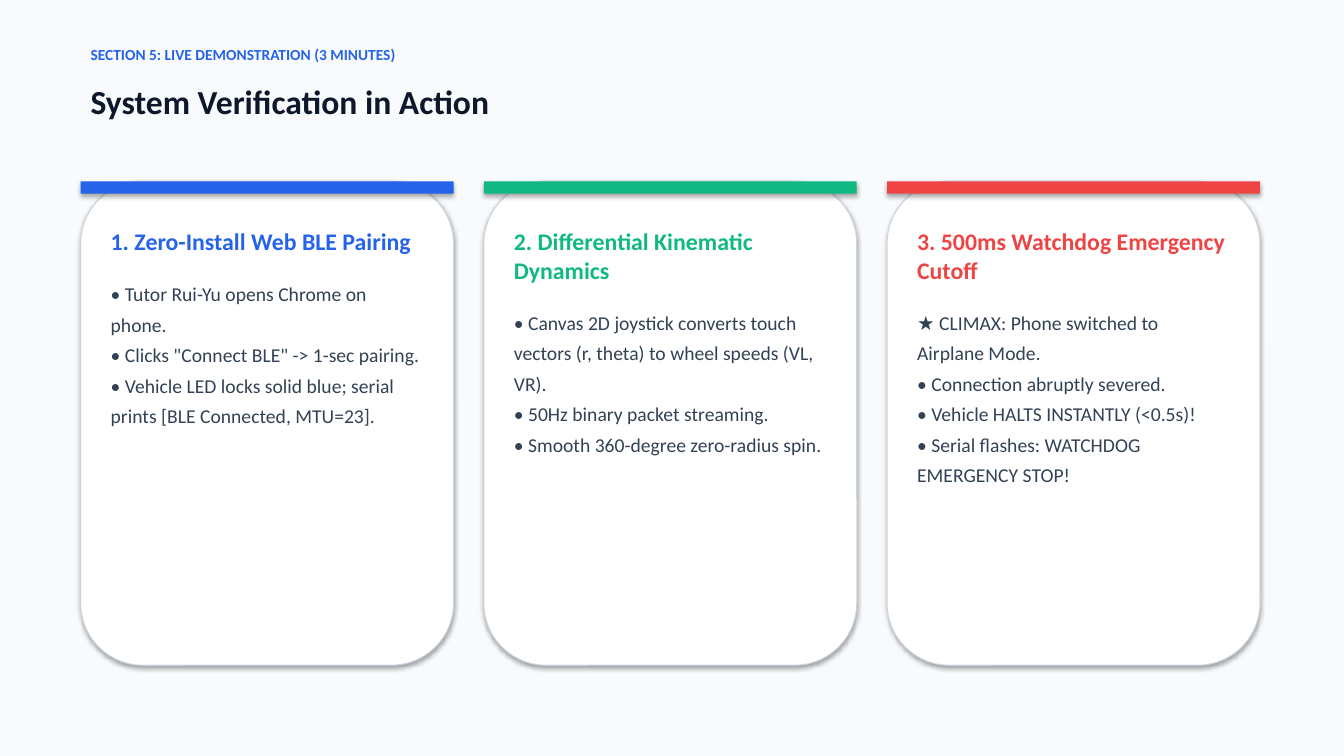
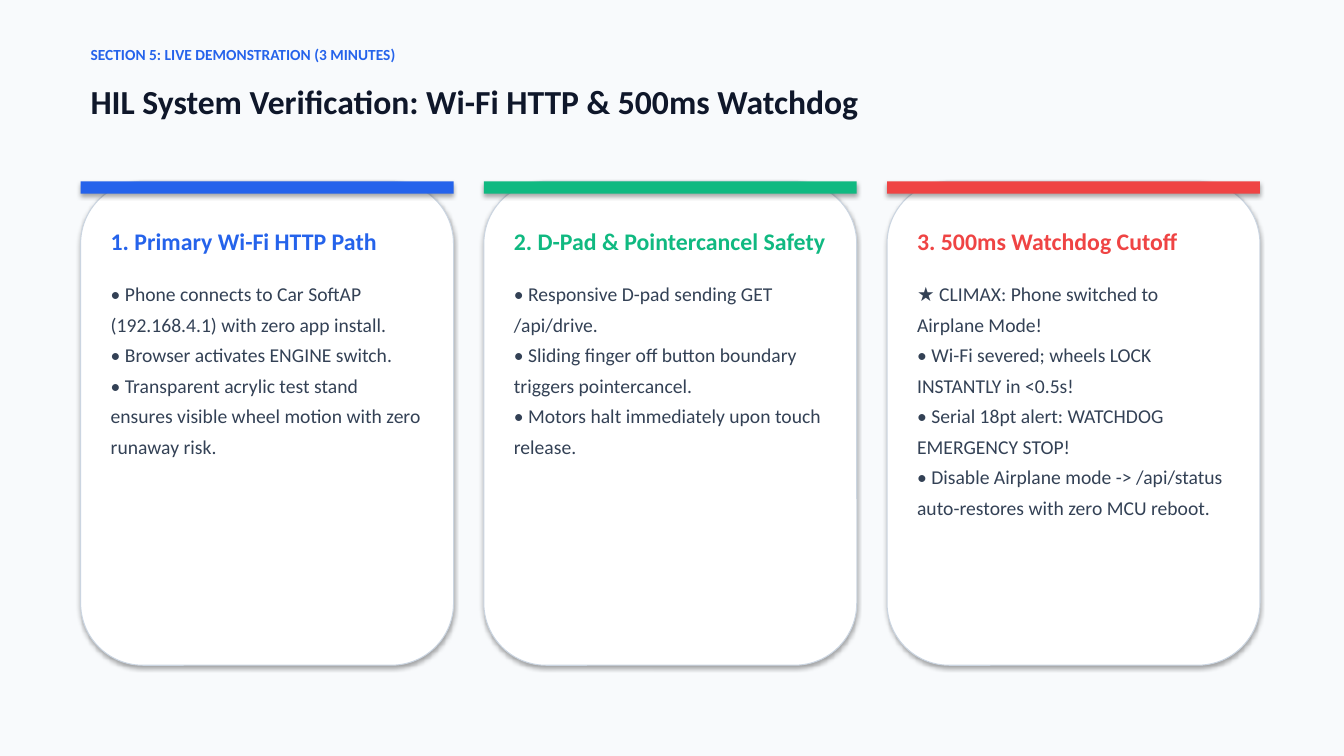
Before and after one commit to ChenYuiLiang/vibe-coding-car-monorepo, a slide deck: slide 11 of docs/SSIM2026_Oral_Presentation.pptx. Drawn at 1344x756 pixels with LibreOffice and Linux fonts; fonts in the diff are those of the drawing. Boxes give left, top, right and bottom in pixels: in the first picture for what was removed or moved away, otherwise in the second. Text is boxed around its words. In the diff, an @@ line names an element or a change of style, - is before the commit and + after.

Commit message:
docs(ssim2026): align live demo and slides to Wi-Fi HTTP primary product path [skip ci]

```diff
--- a/docs/SSIM2026_Oral_Presentation.pptx
+++ b/docs/SSIM2026_Oral_Presentation.pptx
@@ text at [91,90,858,120]: text changed @@
-System Verification in Action
+HIL System Verification: Wi-Fi HTTP & 500ms Watchdog
@@ text at [111,233,420,457]: text changed @@
-1. Zero-Install Web BLE Pairing
-• Tutor Rui-Yu opens Chrome on phone.
-• Clicks "Connect BLE" -> 1-sec pairing.
-• Vehicle LED locks solid blue; serial prints [BLE Connected, MTU=23].
+1. Primary Wi-Fi HTTP Path
+• Phone connects to Car SoftAP (192.168.4.1) with zero app install.
+• Browser activates ENGINE switch.
+• Transparent acrylic test stand ensures visible wheel motion with zero runaway risk.
@@ text at [514,233,825,454]: text changed @@
-2. Differential Kinematic Dynamics
-• Canvas 2D joystick converts touch vectors (r, theta) to wheel speeds (VL, VR).
-• 50Hz binary packet streaming.
-• Smooth 360-degree zero-radius spin.
+2. D-Pad & Pointercancel Safety
+• Responsive D-pad sending GET /api/drive.
+• Sliding finger off button boundary triggers pointercancel.
+• Motors halt immediately upon touch release.
@@ text at [917,233,1222,515]: text changed @@
-3. 500ms Watchdog Emergency Cutoff
-★ CLIMAX: Phone switched to Airplane Mode.
-• Connection abruptly severed.
-• Vehicle HALTS INSTANTLY (<0.5s)!
-• Serial flashes: WATCHDOG EMERGENCY STOP!
+3. 500ms Watchdog Cutoff
+★ CLIMAX: Phone switched to Airplane Mode!
+• Wi-Fi severed; wheels LOCK INSTANTLY in <0.5s!
+• Serial 18pt alert: WATCHDOG EMERGENCY STOP!
+• Disable Airplane mode -> /api/status auto-restores with zero MCU reboot.
```
Also in this commit, not shown: 1 other slide changed, 3 other files.
